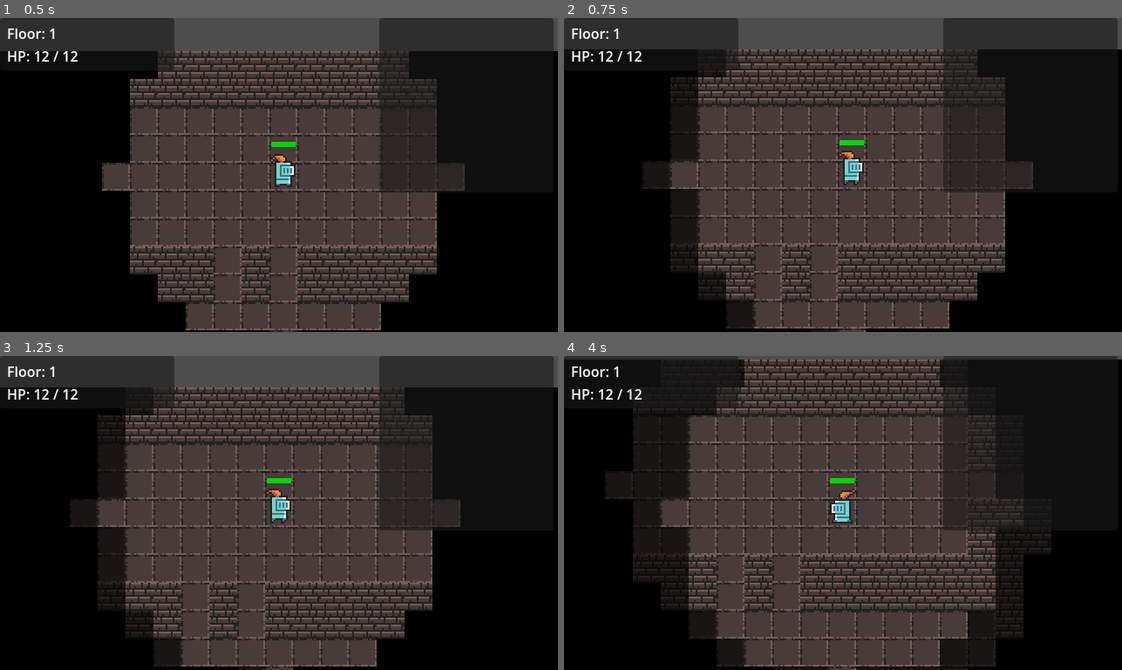
Above: before the commit, frames 1-4 (two rows, left to right).
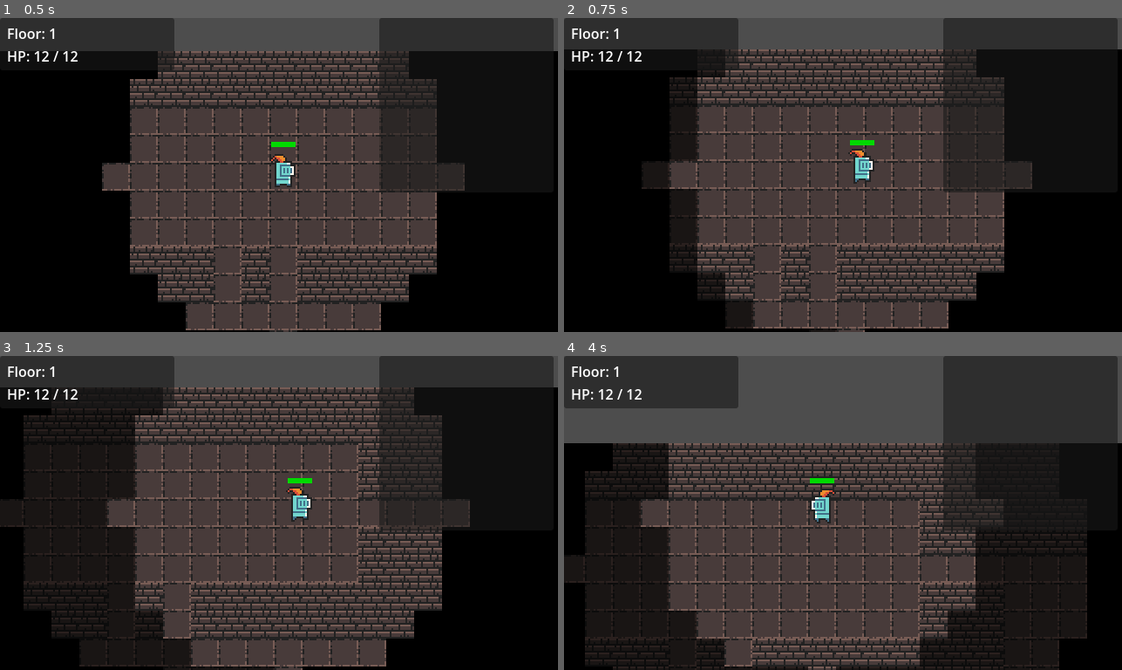
Above: after the commit, the same moments.

Repository: Bacilek/Dragons-in-Dungeons
Game: Godot game, scene res://scenes/main.tscn
Same seed, same stepped clock (60 frames per second), same inputs: the game is played once before the commit and once after it.
Inputs (mouse positions are in pixels of both pictures, inside the frame that each line leads up to):
- Up to frame 1 (0.5 s): no input
- Up to frame 2 (0.75 s): tap Enter at 0.5 s; move the mouse to (965, 159) at 0.52 s; hold Right from 0.53 s (still down); tap Q at 0.6 s; click (965, 159) at 0.67 s
- Up to frame 3 (1.25 s): keep holding Right; tap Space at 0.77, 1.07 s; tap E at 0.8 s
- Up to frame 4 (4 s): move the mouse to (731, 528) at 1.27 s; release Right at 1.28 s; hold Down 1.28-2.03 s; tap E at 1.35 s; tap Space at 1.52, 1.82, 3.02, 3.05, 3.32, 3.6, 3.77 s; tap Z at 1.55, 2.1 s; move the mouse to (898, 443) at 2.02 s; hold Right 2.03-2.78 s; tap C at 2.3, 2.85 s; move the mouse to (815, 575) at 2.77 s; hold Up 2.78-3.53 s; click (815, 575) at 2.92 s; move the mouse to (1010, 560) at 3.52 s; hold Left from 3.53 s (still down); tap Q at 3.8 s

Frame 1 is identical in both runs. In frame 2, 5.1% of the frame differs, in the area x 13-85%, y 10-100%; in frame 3, 23%; in frame 4, 47%, in the area x 0-100%, y 1-100%.

Commit message:
Fix diagonal combos, new game crash; add sword slash + hit flash
diagonal: move cardinal handling to _process — samples Input.is_physical_key_pressed each frame so two held direction keys naturally produce a diagonal; _last_move_dir prevents repeat until key combo changes; explicit Q/E/Z/C still work via _unhandled_input

new game: save get_tree() before remove_child(self) — node outside scene tree returns null for get_tree(), causing crash on reload

sword slash: _show_sword_slash spawns weapon_anime_sword.png at attack target, rotated toward direction, tweens scale up then fades out in ~0.17s
hit flash: _flash_hit tweens entity modulate to bright red then back to white in ~0.15s

Co-Authored-By: Claude Sonnet 4.6 <noreply@anthropic.com>

Diff:
--- a/scripts/entities/player.gd
+++ b/scripts/entities/player.gd
@@ -2,18 +2,20 @@
 extends Entity
 
 const KNIGHT_PATH := "res://sprites/0x72_DungeonTilesetII_v1.7/frames/"
-
-var _dungeon_floor: Node  # set by DungeonFloor after spawning
+const SWORD_SPRITE := "res://sprites/0x72_DungeonTilesetII_v1.7/frames/weapon_anime_sword.png"
+
+var _dungeon_floor: Node
 
 var _queued_path: Array[Vector2i] = []
 var _path_executing: bool = false
+var _last_move_dir := Vector2i.ZERO
 
 var _regen_counter: int = 0
 const REGEN_TURNS: int = 6
 
 func _ready() -> void:
 	stats = GameState.player_stats
-	z_index = 3  # render above fog overlay
+	z_index = 3
 	_setup_animations()
 	_setup_hp_bar()
 	GameState.player_hp_changed.connect(_on_player_hp_changed)
@@ -45,33 +47,44 @@
 	frames.add_animation(anim_name)
 	frames.set_animation_loop(anim_name, loop)
 	frames.set_animation_speed(anim_name, fps)
-	for i in count:
+	for i: int in count:
 		frames.add_frame(anim_name, load(path_fmt % i))
+
+# Cardinal + diagonal movement via per-frame key sampling so two held cardinals = diagonal
+func _process(_delta: float) -> void:
+	if TurnManager.phase != TurnManager.Phase.WAITING_FOR_INPUT or _path_executing:
+		_last_move_dir = Vector2i.ZERO
+		return
+	var dx: int = 0
+	var dy: int = 0
+	if Input.is_physical_key_pressed(KEY_UP)    or Input.is_physical_key_pressed(KEY_W) or Input.is_physical_key_pressed(KEY_KP_8): dy -= 1
+	if Input.is_physical_key_pressed(KEY_DOWN)  or Input.is_physical_key_pressed(KEY_S) or Input.is_physical_key_pressed(KEY_KP_2): dy += 1
+	if Input.is_physical_key_pressed(KEY_LEFT)  or Input.is_physical_key_pressed(KEY_A) or Input.is_physical_key_pressed(KEY_KP_4): dx -= 1
+	if Input.is_physical_key_pressed(KEY_RIGHT) or Input.is_physical_key_pressed(KEY_D) or Input.is_physical_key_pressed(KEY_KP_6): dx += 1
+	var dir := Vector2i(dx, dy)
+	if dir == Vector2i.ZERO:
+		_last_move_dir = Vector2i.ZERO
+		return
+	if dir == _last_move_dir:
+		return
+	_last_move_dir = dir
+	_queued_path.clear()
+	_try_move(dir)
 
 func _unhandled_input(event: InputEvent) -> void:
 	if event is InputEventKey:
 		var key := event as InputEventKey
 		if not key.pressed or key.echo:
 			return
+		if TurnManager.phase != TurnManager.Phase.WAITING_FOR_INPUT or _path_executing:
+			return
 		_queued_path.clear()
-		if TurnManager.phase != TurnManager.Phase.WAITING_FOR_INPUT:
-			return
-		# Explicit diagonal / wait keys
 		match key.physical_keycode:
-			KEY_Q, KEY_KP_7:             _try_move(Vector2i(-1, -1)); return
-			KEY_E, KEY_KP_9:             _try_move(Vector2i(1, -1));  return
-			KEY_Z, KEY_KP_1:             _try_move(Vector2i(-1, 1));  return
-			KEY_C, KEY_KP_3:             _try_move(Vector2i(1, 1));   return
-			KEY_SPACE, KEY_PERIOD, KEY_KP_5: _wait_action(); return
-		# Cardinal keys: sample combined state so holding two cardinals = diagonal
-		var dx: int = 0
-		var dy: int = 0
-		if Input.is_physical_key_pressed(KEY_UP)    or Input.is_physical_key_pressed(KEY_W) or Input.is_physical_key_pressed(KEY_KP_8): dy -= 1
-		if Input.is_physical_key_pressed(KEY_DOWN)  or Input.is_physical_key_pressed(KEY_S) or Input.is_physical_key_pressed(KEY_KP_2): dy += 1
-		if Input.is_physical_key_pressed(KEY_LEFT)  or Input.is_physical_key_pressed(KEY_A) or Input.is_physical_key_pressed(KEY_KP_4): dx -= 1
-		if Input.is_physical_key_pressed(KEY_RIGHT) or Input.is_physical_key_pressed(KEY_D) or Input.is_physical_key_pressed(KEY_KP_6): dx += 1
-		if dx != 0 or dy != 0:
-			_try_move(Vector2i(dx, dy))
+			KEY_Q, KEY_KP_7: _try_move(Vector2i(-1, -1))
+			KEY_E, KEY_KP_9: _try_move(Vector2i(1, -1))
+			KEY_Z, KEY_KP_1: _try_move(Vector2i(-1, 1))
+			KEY_C, KEY_KP_3: _try_move(Vector2i(1, 1))
+			KEY_SPACE, KEY_PERIOD, KEY_KP_5: _wait_action()
 
 	elif event is InputEventMouseButton:
 		var mb := event as InputEventMouseButton
@@ -116,7 +129,6 @@
 		TurnManager.begin_player_action()
 		$AnimatedSprite2D.flip_h = dir.x < 0
 		$AnimatedSprite2D.play("run")
-		# Start player move and enemy turns simultaneously
 		move_to(next, 0.05)
 		if _dungeon_floor != null:
 			_dungeon_floor.update_fog(grid_pos)
@@ -167,6 +179,10 @@
 	$AnimatedSprite2D.play("hit")
 	await $AnimatedSprite2D.animation_finished
 	$AnimatedSprite2D.play("idle")
+
+	_show_sword_slash(enemy.grid_pos, dir)
+	_flash_hit(enemy)
+
 	var dmg: int = stats.roll_damage()
 	var actual: int = enemy.stats.take_damage(dmg)
 	enemy.update_hp_bar()
@@ -179,6 +195,26 @@
 		_dungeon_floor.update_fog(grid_pos)
 	TurnManager.on_player_action_complete()
 
+func _show_sword_slash(target_pos: Vector2i, dir: Vector2i) -> void:
+	var slash := Sprite2D.new()
+	slash.texture = load(SWORD_SPRITE)
+	slash.texture_filter = CanvasItem.TEXTURE_FILTER_NEAREST
+	slash.position = _tile_center(target_pos)
+	slash.z_index = 5
+	slash.rotation = atan2(float(dir.y), float(dir.x)) - PI * 0.25
+	get_parent().add_child(slash)
+	var tween := slash.create_tween()
+	tween.tween_property(slash, "scale", Vector2(1.6, 1.6), 0.07)
+	tween.tween_property(slash, "modulate:a", 0.0, 0.1)
+	tween.tween_callback(slash.queue_free)
+
+func _flash_hit(target: Entity) -> void:
+	if not is_instance_valid(target):
+		return
+	var tween := target.create_tween()
+	tween.tween_property(target, "modulate", Color(1.8, 0.3, 0.3), 0.05)
+	tween.tween_property(target, "modulate", Color(1.0, 1.0, 1.0), 0.1)
+
 func _wait_action() -> void:
 	TurnManager.begin_player_action()
 	if _dungeon_floor != null:
--- a/scripts/ui/game_over.gd
+++ b/scripts/ui/game_over.gd
@@ -9,6 +9,7 @@
 
 func _on_new_game() -> void:
 	GameState.start_new_run()
+	var tree := get_tree()
 	get_parent().remove_child(self)
 	queue_free()
-	get_tree().reload_current_scene()
+	tree.reload_current_scene()
